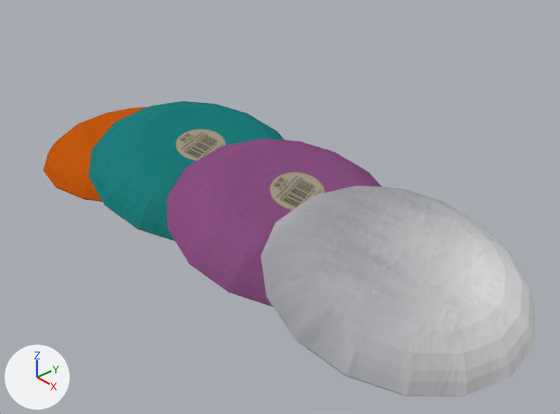
Renders of the Blender file Objects/PicnicPlates/PicnicPlate.blend from each side of a commit.
The view is the same before and after, from a 50 mm lens placed at (0.768, -0.464, 0.373), pointed at (0.241, 0.008, -0.012). The lights are fixed; the arrows at lower left show +X, +Y and +Z.

The first picture shows 'E3_ST2_EM4_I1', 'E3_ST2_EM4_I2', 'E3_ST2_EM4_I3', 'E3_ST2_EM4_I4'.
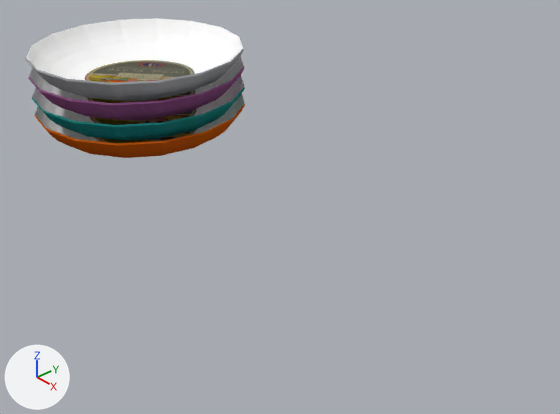
Where the change shows, as pixel boxes [x1, y1, x2, y2] in the pictures (560 x 414 px):
'E3_ST2_EM4_I4', moved, turned: before [261, 186, 535, 396]; after [25, 18, 244, 101]
'E3_ST2_EM4_I3', moved, turned: before [167, 139, 382, 307]; after [28, 56, 244, 120]
'E3_ST2_EM4_I2', moved, turned: before [89, 101, 284, 241]; after [32, 75, 245, 141]
'E3_ST2_EM4_I1', turned: before [43, 107, 146, 202]; after [35, 94, 245, 158]

Patch to the scene script:
```diff
--- a/Objects/PicnicPlates/PicnicPlate.blend.py
+++ b/Objects/PicnicPlates/PicnicPlate.blend.py
@@ ob_e3_st2_em4_i4 @@
 ob_e3_st2_em4_i4 = bpy.data.objects.new('E3_ST2_EM4_I4', me_circle_004)
-ob_e3_st2_em4_i4.location = (0.4196, -0.0021, 0.0196)
-ob_e3_st2_em4_i4.rotation_euler = (0.0, 3.403, 0.0)  # degrees (0, 195, 0)
+ob_e3_st2_em4_i4.location = (0.0, 0.0, 0.0677)
 ob_e3_st2_em4_i4.scale = (0.716, 0.716, 1.28)
@@ ob_e3_st2_em4_i3 @@
 ob_e3_st2_em4_i3 = bpy.data.objects.new('E3_ST2_EM4_I3', me_circle_003)
-ob_e3_st2_em4_i3.location = (0.2727, 0.0, 0.0204)
-ob_e3_st2_em4_i3.rotation_euler = (0.0, 3.403, 0.0)  # degrees (0, 195, 0)
+ob_e3_st2_em4_i3.location = (0.0, 0.0, 0.0454)
 ob_e3_st2_em4_i3.scale = (0.716, 0.716, 1.28)
@@ ob_e3_st2_em4_i2 @@
 ob_e3_st2_em4_i2 = bpy.data.objects.new('E3_ST2_EM4_I2', me_circle_002)
-ob_e3_st2_em4_i2.location = (0.1236, 0.0, 0.0212)
-ob_e3_st2_em4_i2.rotation_euler = (0.0, 3.403, 0.0)  # degrees (0, 195, 0)
+ob_e3_st2_em4_i2.location = (0.0, 0.0, 0.0212)
 ob_e3_st2_em4_i2.scale = (0.716, 0.716, 1.28)
@@ ob_e3_st2_em4_i1 @@
 ob_e3_st2_em4_i1.location = (0.0, 0.0, 0.0)
-ob_e3_st2_em4_i1.rotation_euler = (0.0, 3.142, 0.0)  # degrees (0, 180, 0)
 ob_e3_st2_em4_i1.scale = (0.716, 0.716, 1.28)
```
